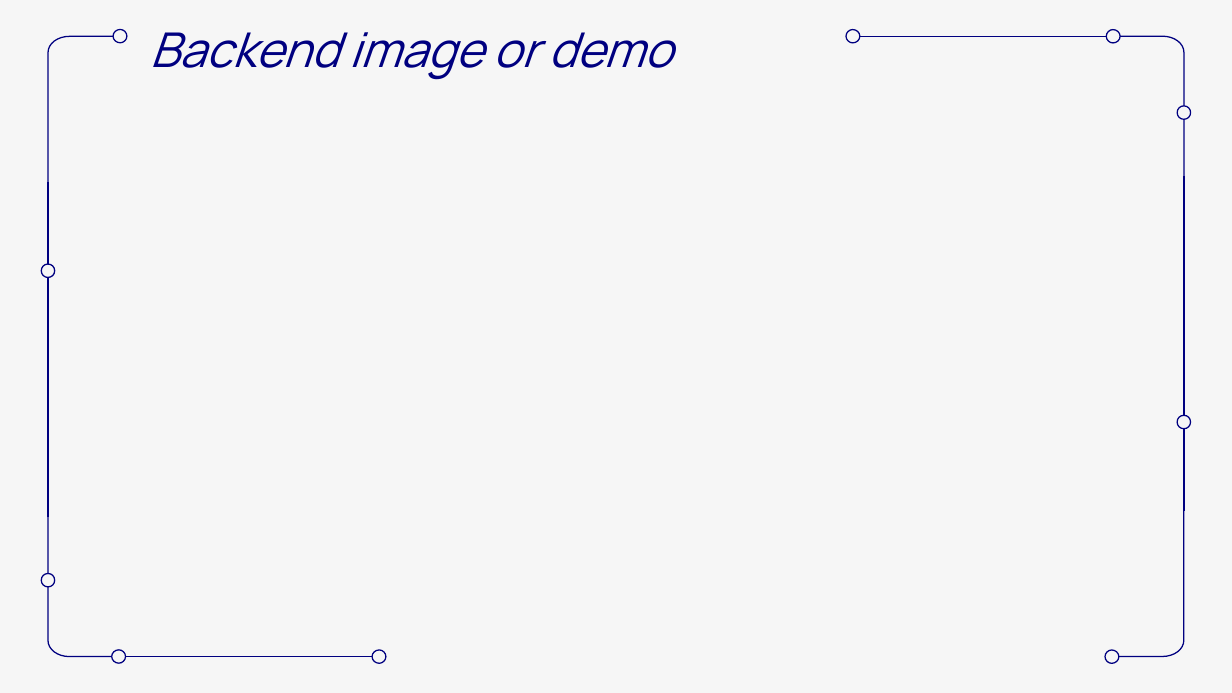
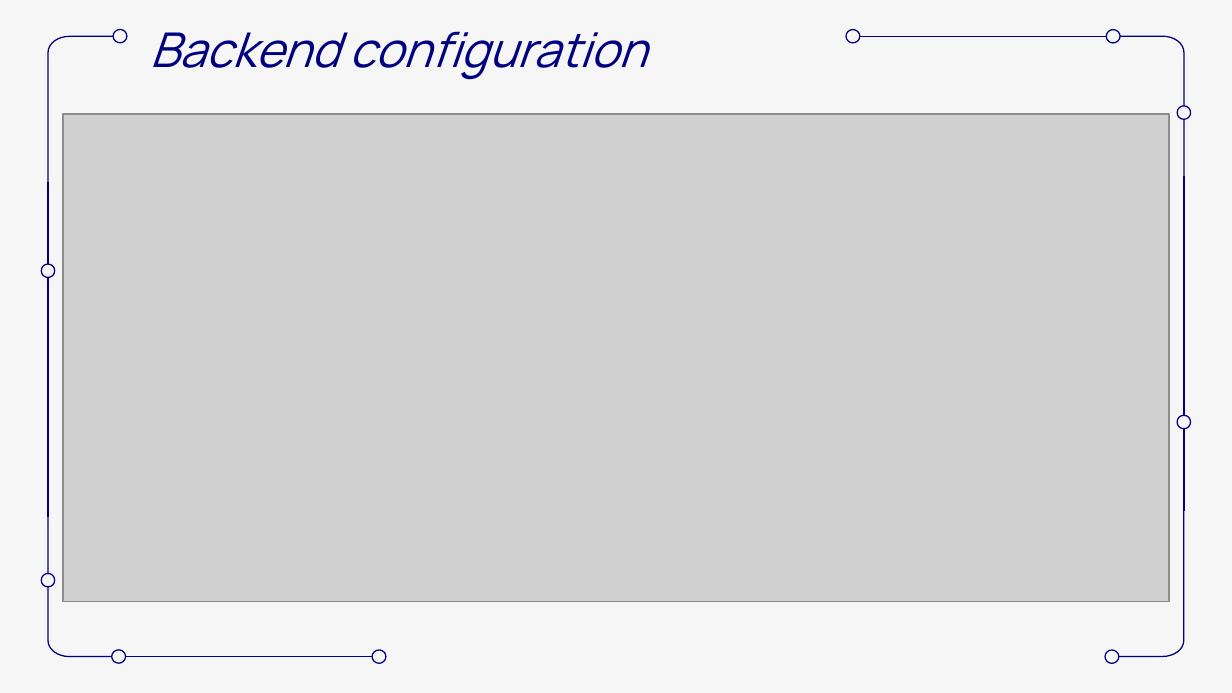
Before and after one commit to steph-km/GROUP-23-CEF-440-project-, a slide deck: slide 16 of Task 6/Task 6 presentation.pptx. Drawn at 1232x693 pixels with LibreOffice and Linux fonts; fonts in the diff are those of the drawing; grey boxes stand for pictures. Boxes give left, top, right and bottom in pixels: in the first picture for what was removed or moved away, otherwise in the second. Text is boxed around its words. In the diff, an @@ line names an element or a change of style, - is before the commit and + after.

```diff
--- a/Task 6/Task 6 presentation.pptx
+++ b/Task 6/Task 6 presentation.pptx
@@ title at [150, 31, 647, 80]: text changed @@
-Backend image or demo
+Backend configuration
@@ picture added at [63, 113, 1169, 601] @@
```
Also in this commit, not shown: 1 other slide changed.
